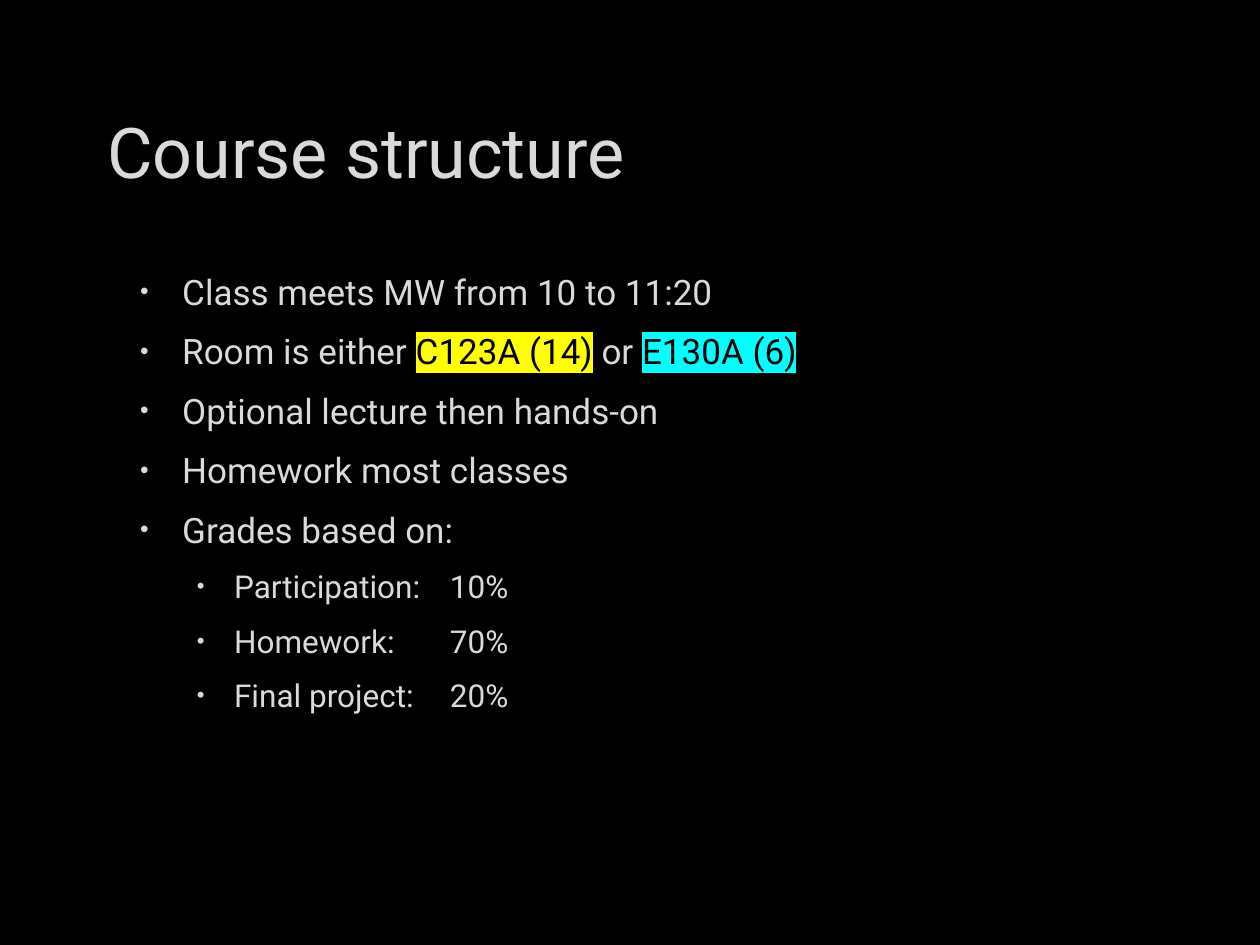
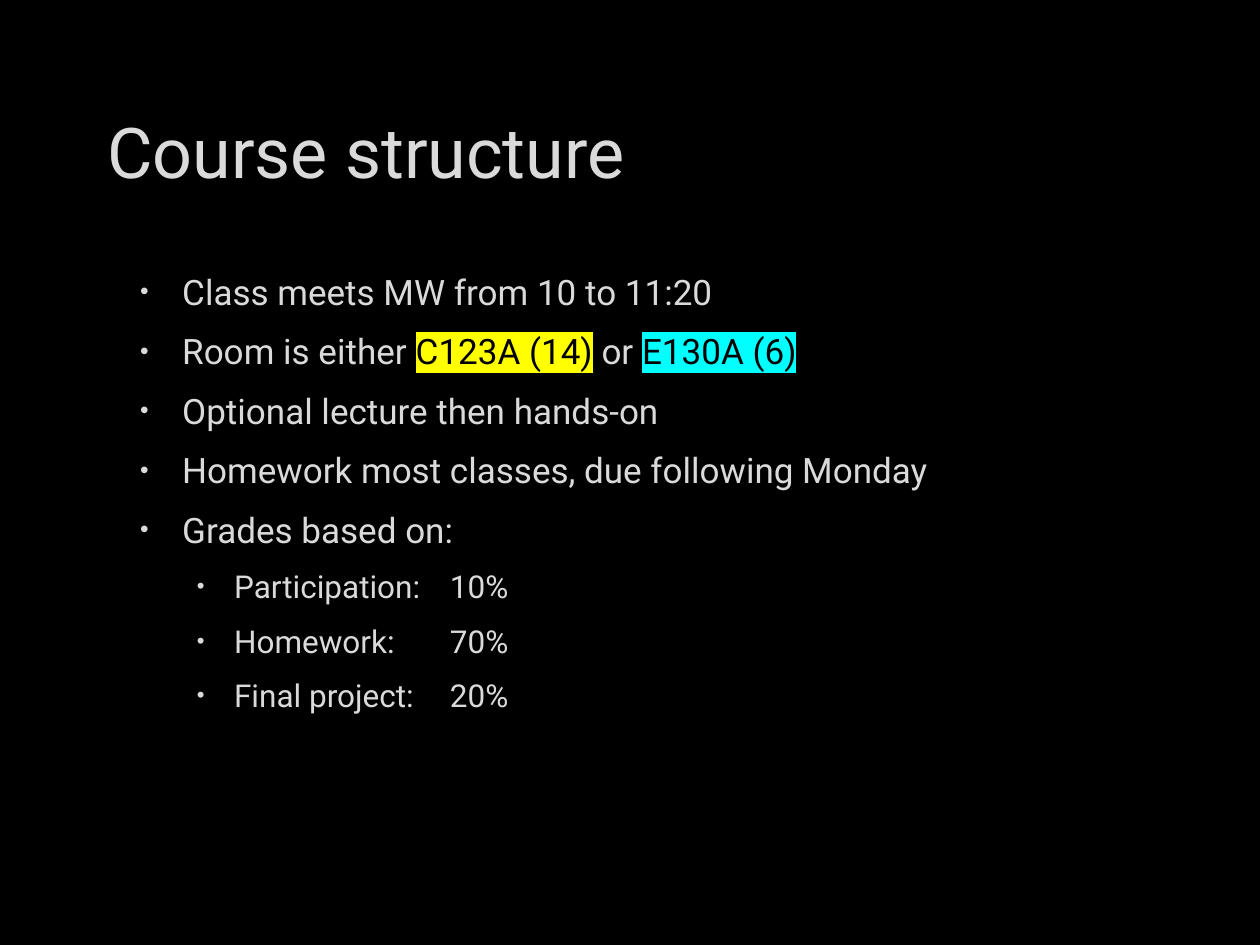
Before and after one commit to fdmast/Pabio536, a slide deck: slide 3 of C1_Introduction/ClassOne.GithubIntro.pptx. Drawn at 1260x945 pixels with LibreOffice and Linux fonts; fonts in the diff are those of the drawing; background and template pictures are left out. Boxes give left, top, right and bottom in pixels: in the first picture for what was removed or moved away, otherwise in the second. Text is boxed around its words. In the diff, an @@ line names an element or a change of style, - is before the commit and + after.

```diff
--- a/C1_Introduction/ClassOne.GithubIntro.pptx
+++ b/C1_Introduction/ClassOne.GithubIntro.pptx
@@ text at bbox=[182, 456, 927, 491]: text changed @@
-• Homework most classes
+• Homework most classes, due following Monday
```
Also in this commit, not shown: 3 other slides changed, 18 other files.
